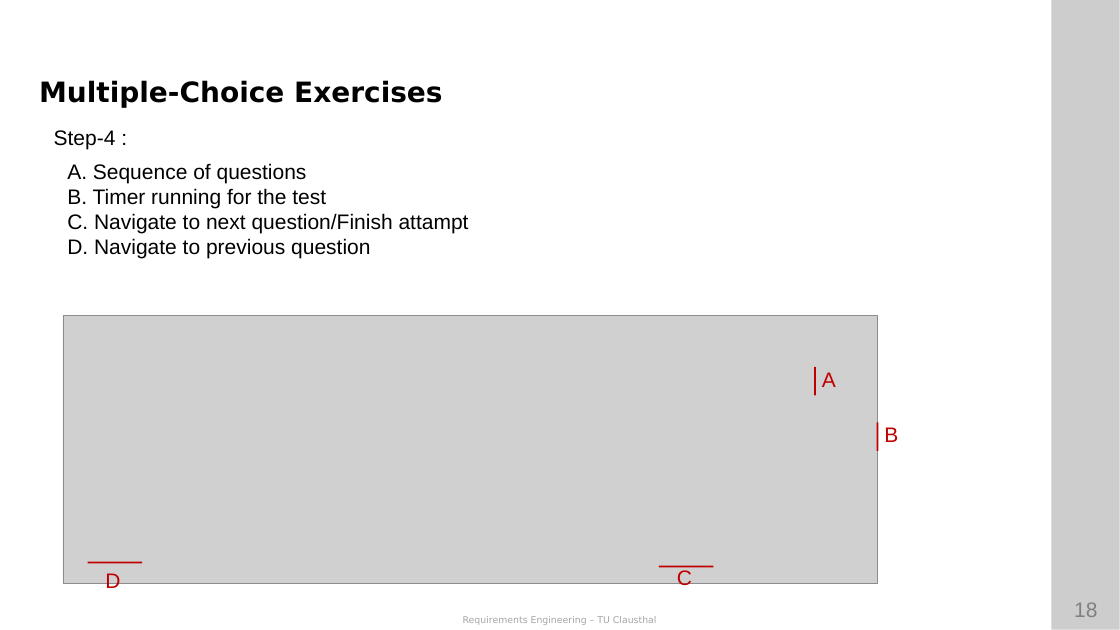
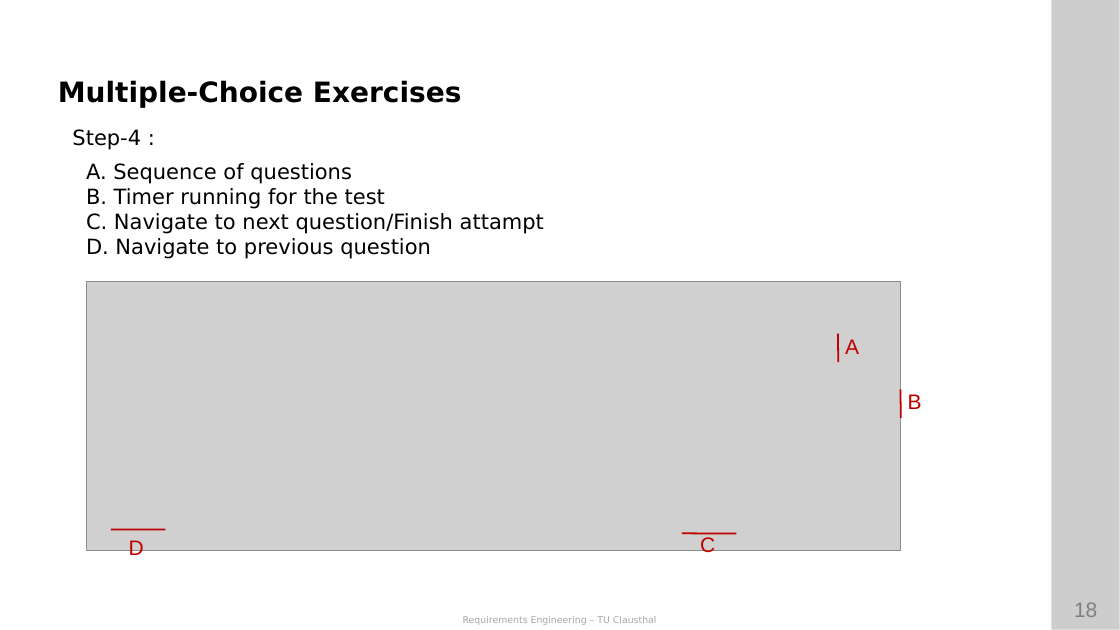
Before and after one commit to ETCE-LAB/teaching-material, a slide deck: slide 18 of Requirements-Engineering/RE-L00-Organization.pptx. Drawn at 1120x630 pixels with LibreOffice and Linux fonts; fonts in the diff are those of the drawing; grey boxes stand for pictures; background and template pictures are left out. Boxes give left, top, right and bottom in pixels: in the first picture for what was removed or moved away, otherwise in the second. Text is boxed around its words. In the diff, an @@ line names an element or a change of style, - is before the commit and + after.

```diff
--- a/Requirements-Engineering/RE-L00-Organization.pptx
+++ b/Requirements-Engineering/RE-L00-Organization.pptx
@@ text "Multiple-Choice Exercises": place and size @@
-text "Multiple-Choice Exercises" at box(39, 80, 442, 108)
+text "Multiple-Choice Exercises" at box(58, 80, 461, 108)
@@ text "Step-4 :": place and size @@
-text "Step-4 :" at box(54, 130, 116, 150)
+text "Step-4 :" at box(72, 129, 141, 150)
@@ text "Step-4 :" at box(72, 129, 141, 150): font Arial to DejaVu Sans @@
@@ text "A. Sequence of questions" at box(86, 163, 544, 259): font Arial to DejaVu Sans @@
@@ text "A. Sequence of questions": place and size @@
-text "A. Sequence of questions" at box(67, 163, 469, 259)
+text "A. Sequence of questions" at box(86, 163, 544, 259)
@@ 3 texts, 3 lines, 1 picture: place and size @@
-3 texts, 3 lines, 1 picture at box(63, 315, 898, 592)
+3 texts, 3 lines, 1 picture at box(87, 282, 922, 559)
@@ line moved from (659, 566) - (713, 566) to (682, 534) - (737, 534) @@
@@ text "C": place and size @@
-text "C" at box(677, 570, 692, 590)
+text "C" at box(700, 537, 715, 557)
```
Also in this commit, not shown: 15 other slides changed, 1 other file.
